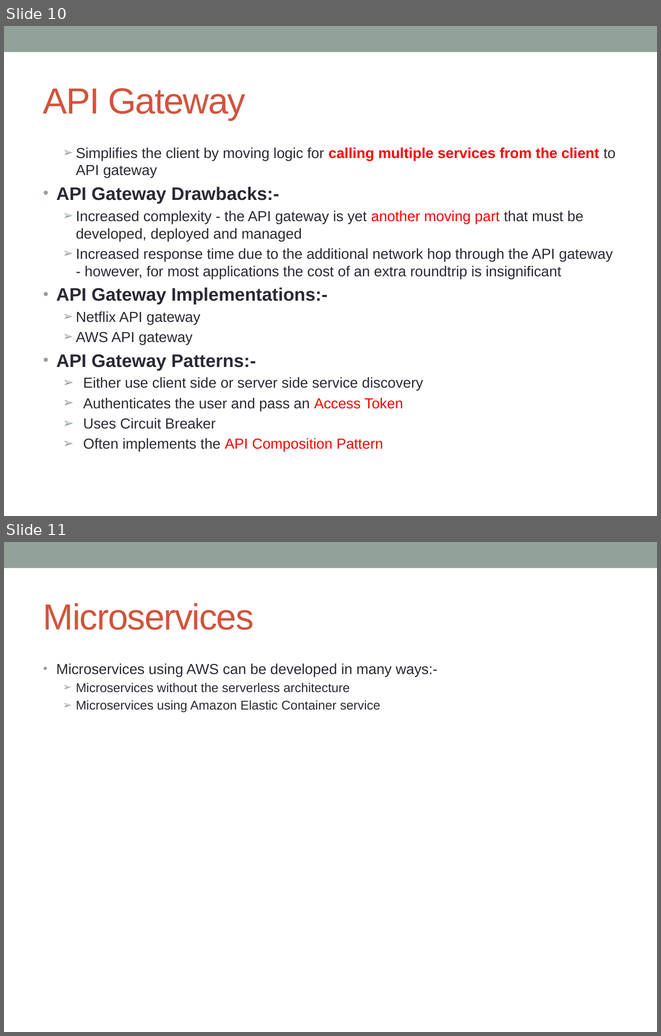
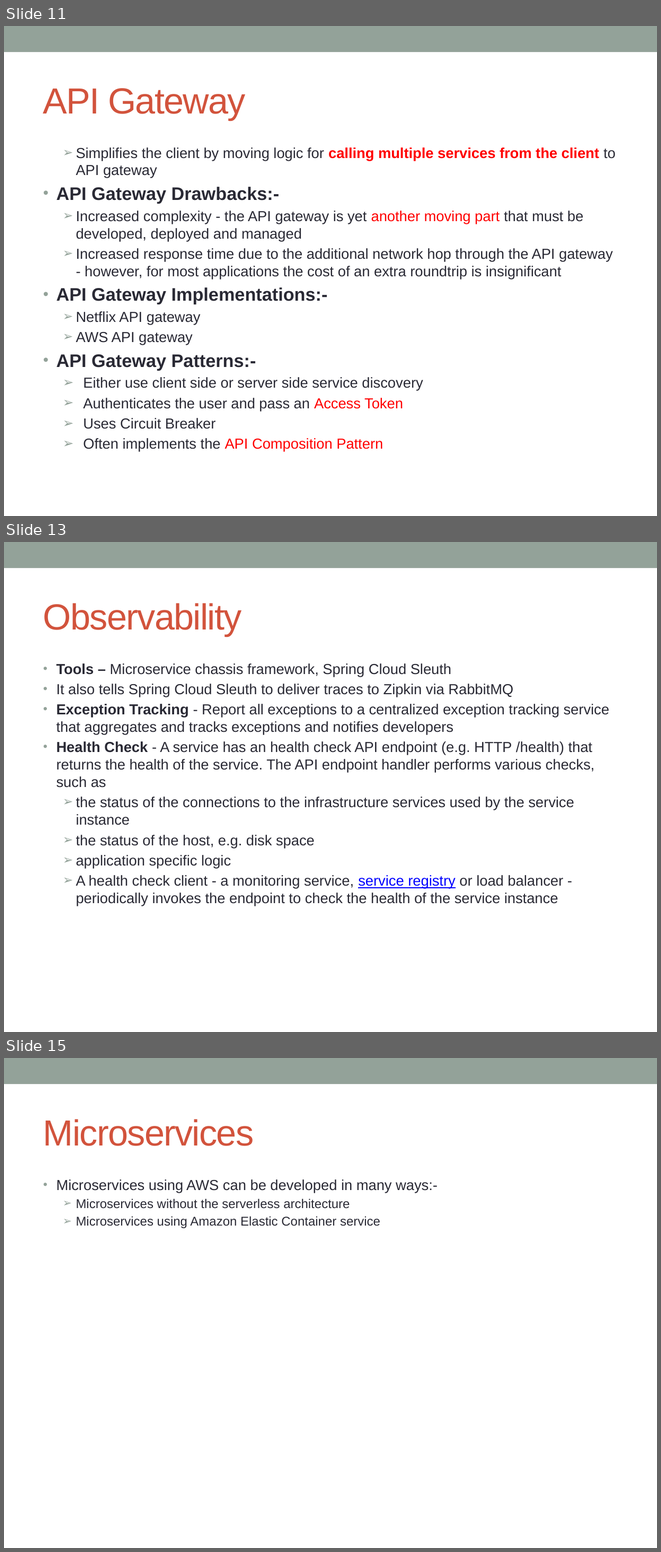
Before and after one commit to notionquest/ProjectDocumentation, a slide deck: Microservices_using_AWS.pptx. Shown one above the other, each under a label of ours: slides 10 and 11 before the commit, slides 11, 13 and 15 after it; the slides between them are not shown. The pictures are 661x1036 and 661x1552 pixels, drawn with LibreOffice and Linux fonts; fonts in the diff are those of the drawing. Boxes give left, top, right and bottom in pixels: in the first picture for what was removed or moved away, otherwise in the second. Text is boxed around its words. In the diff, an @@ line names an element or a change of style, - is before the commit and + after.

Commit message:
Monitoring and data management

```diff
--- a/Microservices_using_AWS.pptx
+++ b/Microservices_using_AWS.pptx
@@ slide 13 added at (x1=4, y1=542, x2=657, y2=1032), background #FFFFFF; not listed: 1 template element that a slide beside it also shows @@
@@ title added at (x1=43, y1=603, x2=242, y2=636), 40 pt, text #D2533C @@
+Observability
@@ text added at (x1=56, y1=663, x2=610, y2=906), 16 pt, text #292934 @@
+• Tools – Microservice chassis framework, Spring Cloud Sleuth
+• It also tells Spring Cloud Sleuth to deliver traces to Zipkin via RabbitMQ
+• Exception Tracking - Report all exceptions to a centralized exception tracking service that aggregates and tracks exceptions and notifies developers
+• Health Check - A service has an health check API endpoint (e.g. HTTP /health) that returns the health of the service. The API endpoint handler performs various checks, such as
+  ➢ the status of the connections to the infrastructure services used by the service instance
+  ➢ the status of the host, e.g. disk space
+  ➢ application specific logic
+  ➢ A health check client - a monitoring service, service registry or load balancer - periodically invokes the endpoint to check the health of the service instance
@@ what was slide 10 is now slide 11 @@
@@ what was slide 11 is now slide 15 @@
```
Also in this commit, not shown: 3 other slides added.
